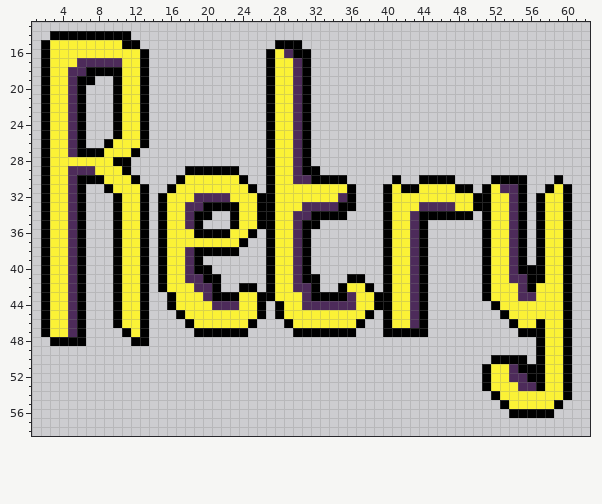
File history of a pixel-art file, assets/sprites/UI/retry.aseprite. That is the earlier state.
64x64 pixels, 1 frame. Colours within 5 levels of each other are drawn and written as one. Shown: x 1..62, y 13..58. The old version is drawn lined up with the new one.
The same view after the edit:
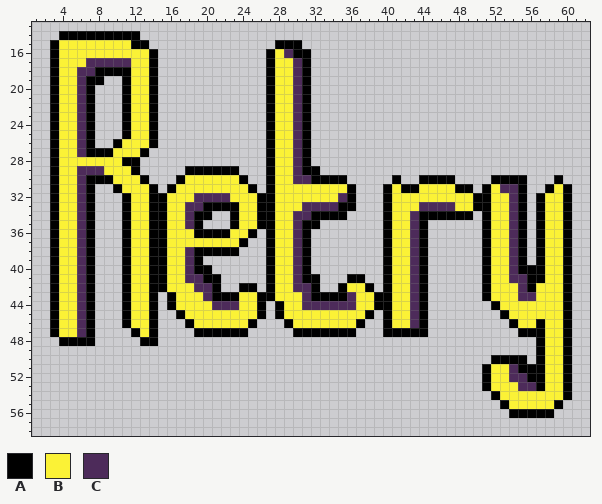
Palette (. is transparent): A #000000  B #fbf236  C #4d2b5a
The edit:
whole drawing moved by -3,-1 (the old picture is shown already moved)
Changed rows in their new state; - is an unchanged pixel.
first column x 2:
14 -.--------A--
15 .A-------B-A-
16 .A---------BA
17 .A--B----C-BA
18 .A-B-C---A-BA
19 .A-BC-A-.A-BA
20 .A-BCA--.A-BA
21 .A-BCA--.A-BA
22 .A-BCA--.A-BA
23 .A-BCA--.A-BA
24 .A-BCA--.A-BA
25 .A-BCA--.A-BA
26 .A-BCA-.A--BA
27 .A-BC--A--BA-
28 .A------B-A--
29 .A-B--C--BA--
30 .A-BC--A--BA-
31 .A-BCA-.A--BA
32 .A-BCA--.A-BA
33 .A-BCA--.A-BA
34 .A-BCA--.A-BA
35 .A-BCA--.A-BA
36 .A-BCA--.A-BA
37 .A-BCA--.A-BA
38 .A-BCA--.A-BA
39 .A-BCA--.A-BA
40 .A-BCA--.A-BA
41 .A-BCA--.A-BA
42 .A-BCA--.A-BA
43 .A-BCA--.A-BA
44 .A-BCA--.A-BA
45 .A-BCA--.A-BA
46 .A-BCA--.A-BA
47 .A-BCA---.ABA
48 -.---A----.-A
Pixel boxes of the changes (left, top, right, bottom) in both pictures:
changed: (41, 31, 158, 346)
